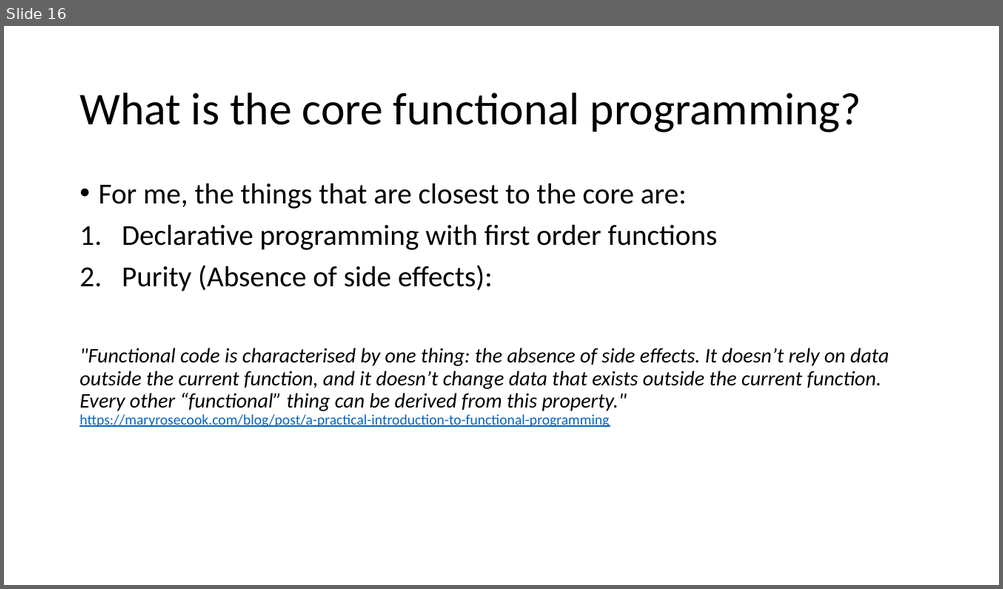
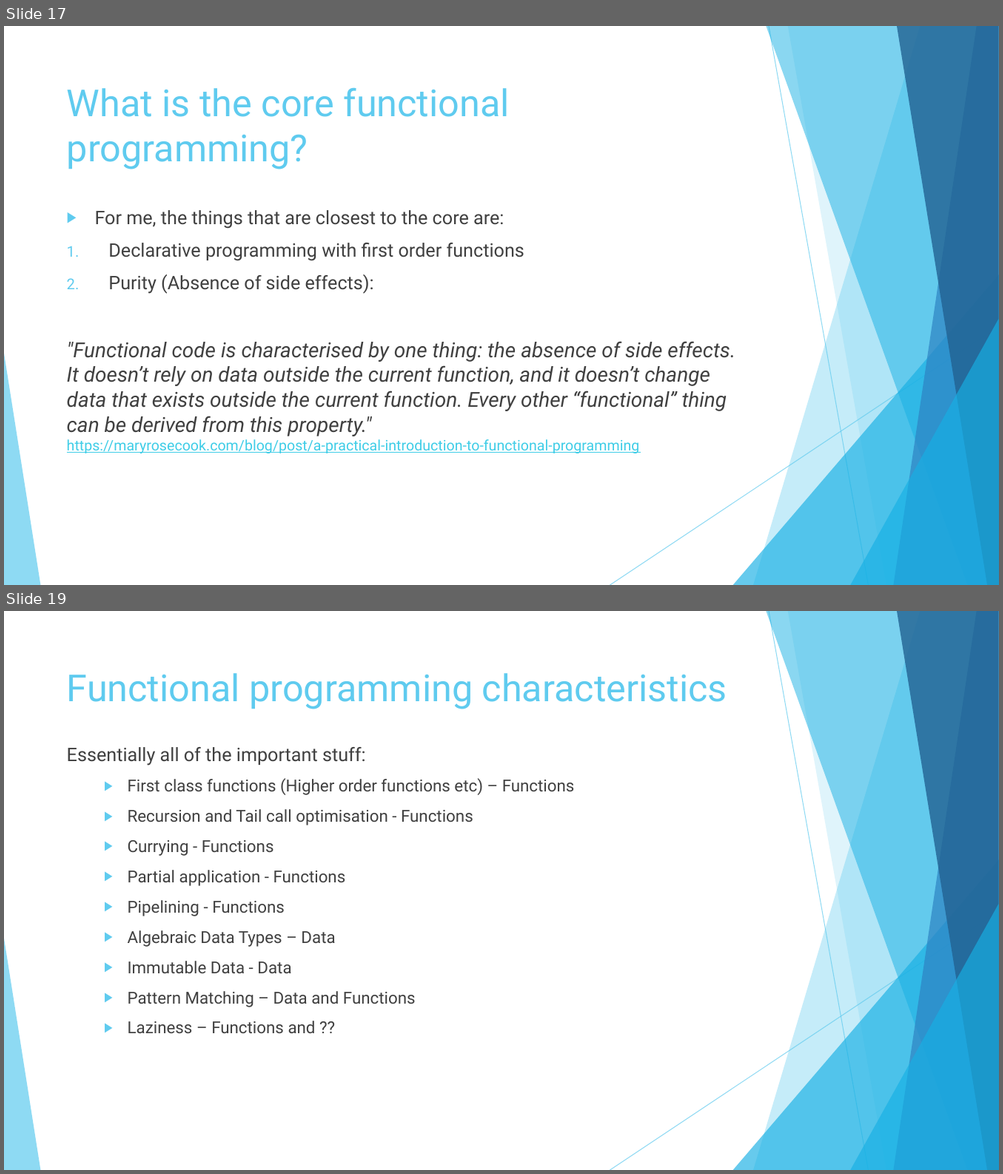
Before and after one commit to j1ebbinflow/FuncCourse, a slide deck: Topics/00 - Start the Func/Functional First Programming with F#.pptx. Shown one above the other, each under a label of ours: slide 16 before the commit, slides 17 and 19 after it; the slides between them are not shown. The pictures are 1003x589 and 1003x1174 pixels, drawn with LibreOffice and Linux fonts; fonts in the diff are those of the drawing. Boxes give left, top, right and bottom in pixels: in the first picture for what was removed or moved away, otherwise in the second. Text is boxed around its words. In the diff, an @@ line names an element or a change of style, - is before the commit and + after.

```diff
--- a/Topics/00 - Start the Func/Functional First Programming with F#.pptx
+++ b/Topics/00 - Start the Func/Functional First Programming with F#.pptx
@@ slide 19 added at <box>4,611,999,1170</box>, background #FFFFFF; not listed: 10 template elements that a slide beside it also shows @@
@@ title added at <box>67,673,727,709</box>, 36 pt, text #5FCBEF @@
+Functional programming characteristics
@@ text added at <box>67,747,575,1034</box>, 16 pt, text #404040 @@
+Essentially all of the important stuff:
+  ▶ First class functions (Higher order functions etc) – Functions
+  ▶ Recursion and Tail call optimisation - Functions
+  ▶ Currying - Functions
+  ▶ Partial application - Functions
+  ▶ Pipelining - Functions
+  ▶ Algebraic Data Types – Data
+  ▶ Immutable Data - Data
+  ▶ Pattern Matching – Data and Functions
+  ▶ Laziness – Functions and ??
@@ what was slide 16 is now slide 17 @@
@@ slide 17 changed as well @@
@@ title "What is the core functional ...": place and size @@
-title "What is the core functional ..." at <box>79,93,861,133</box>
+title "What is the core functional ..." at <box>67,87,509,170</box>
@@ title "What is the core functional ..." at <box>67,87,509,170</box>: size 44 to 36 pt, font Calibri to Roboto, text colour #000000 to #5FCBEF; line spacing 0.9 to 1; vertical alignment middle to top @@
@@ text "For me, the things that ...": place and size @@
-text "For me, the things that ..." at <box>79,183,888,428</box>
+text "For me, the things that ..." at <box>67,210,735,454</box>
@@ text "For me, the things that ..." at <box>67,210,735,454</box>: size 28 to 18 pt in "For me, the things that are closest ...", "Declarative programming with first order functions", "Purity (Absence of side effects):"; font Calibri to Roboto; text colour #000000 to #404040 in "For me, the things that are closest ...", "Declarative programming with first order functions", "Purity (Absence of side effects):", ""Functional code is characterised by one thing: ..."; text colour #0563C1 to #3FCDE7 in "https://maryrosecook.com/blog/post/a-practical-introduction- ..."; bullet • to ▶; line spacing 0.9 to 1 @@
@@ group added at <box>4,26,999,585</box>: 5 freeform shapes, 3 triangles, 2 lines @@
```
Also in this commit, not shown: 19 other slides changed, 12 other slides added, 5 slides removed.
